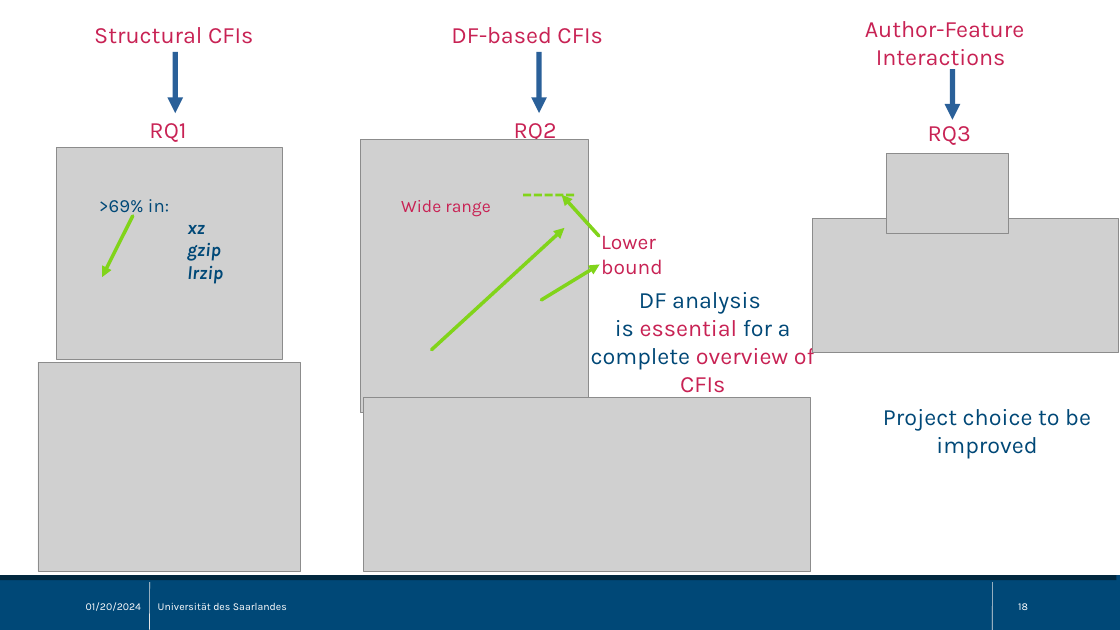
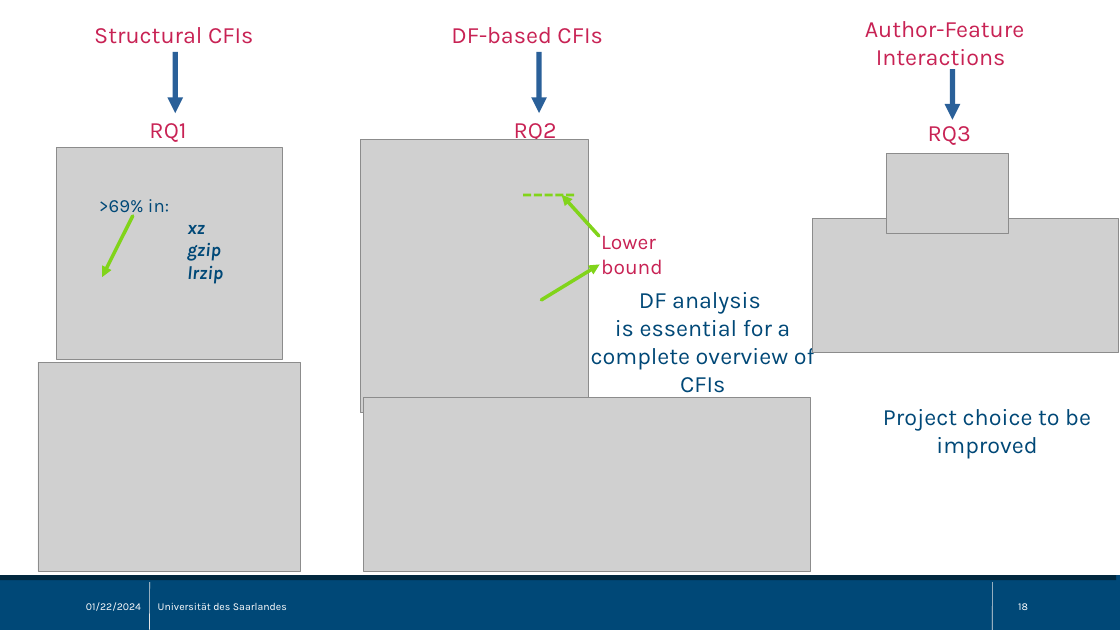
Before and after one commit to sisteu56/bachelor, a slide deck: slide 18 of pres/bachelor_thesis_pres.odp. Drawn at 1120x630 pixels with LibreOffice and Linux fonts; fonts in the diff are those of the drawing; grey boxes stand for pictures. Boxes give left, top, right and bottom in pixels: in the first picture for what was removed or moved away, otherwise in the second. Text is boxed around its words. In the diff, an @@ line names an element or a change of style, - is before the commit and + after.

```diff
--- a/pres/bachelor_thesis_pres.odp
+++ b/pres/bachelor_thesis_pres.odp
@@ text removed at <box>401,200,490,217</box> @@
-Wide range
@@ arrow removed from (432, 350) to (565, 228) @@
@@ text at <box>591,320,815,398</box>: text colour #C82254 to #004877 in "essential overview of CFIs" @@
@@ text at <box>86,602,141,611</box>: text changed @@
-01/20/2024
+01/22/2024
```
Also in this commit, not shown: 19 other slides changed.
